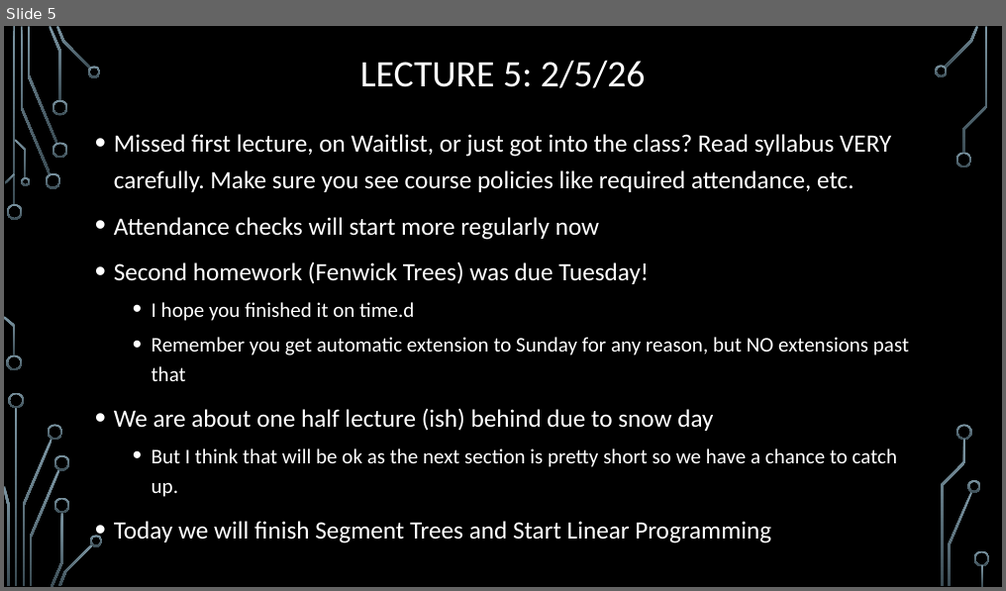
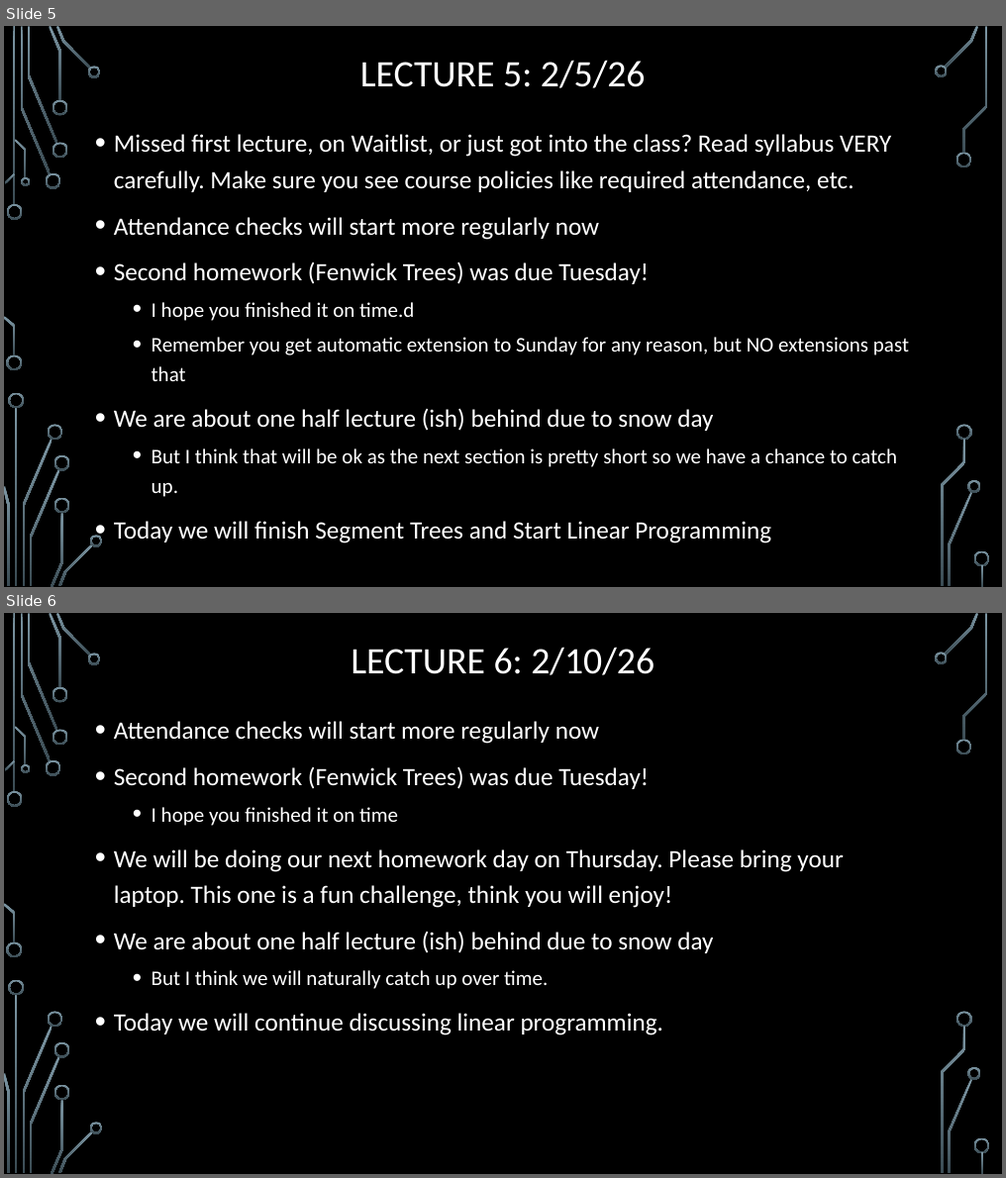
Before and after one commit to markfloryan/advAlgo, a slide deck: slides/00-DailyAnnouncements.pptx. Shown one above the other, each under a label of ours: slide 5 before the commit, slides 5 and 6 after it. The pictures are 1006x591 and 1006x1178 pixels, drawn with LibreOffice and Linux fonts; fonts in the diff are those of the drawing; background and template pictures are left out. Boxes give left, top, right and bottom in pixels: in the first picture for what was removed or moved away, otherwise in the second. Text is boxed around its words. In the diff, an @@ line names an element or a change of style, - is before the commit and + after.

```diff
--- a/slides/00-DailyAnnouncements.pptx
+++ b/slides/00-DailyAnnouncements.pptx
@@ slide 6 added at box(4, 613, 1002, 1174), background picture (left out); not listed: 36 template elements that a slide beside it also shows @@
@@ title added at box(350, 647, 654, 675), 36 pt, text #FFFFFF @@
+LECTURE 6: 2/10/26
@@ text added at box(114, 721, 843, 1036), 24 pt, text #FFFFFF @@
+• Attendance checks will start more regularly now
+• Second homework (Fenwick Trees) was due Tuesday!
+  • I hope you finished it on time
+• We will be doing our next homework day on Thursday. Please bring your laptop. This one is a fun challenge, think you will enjoy!
+• We are about one half lecture (ish) behind due to snow day
+  • But I think we will naturally catch up over time.
+• Today we will continue discussing linear programming.
```
Also in this commit, not shown: 1 other file.
